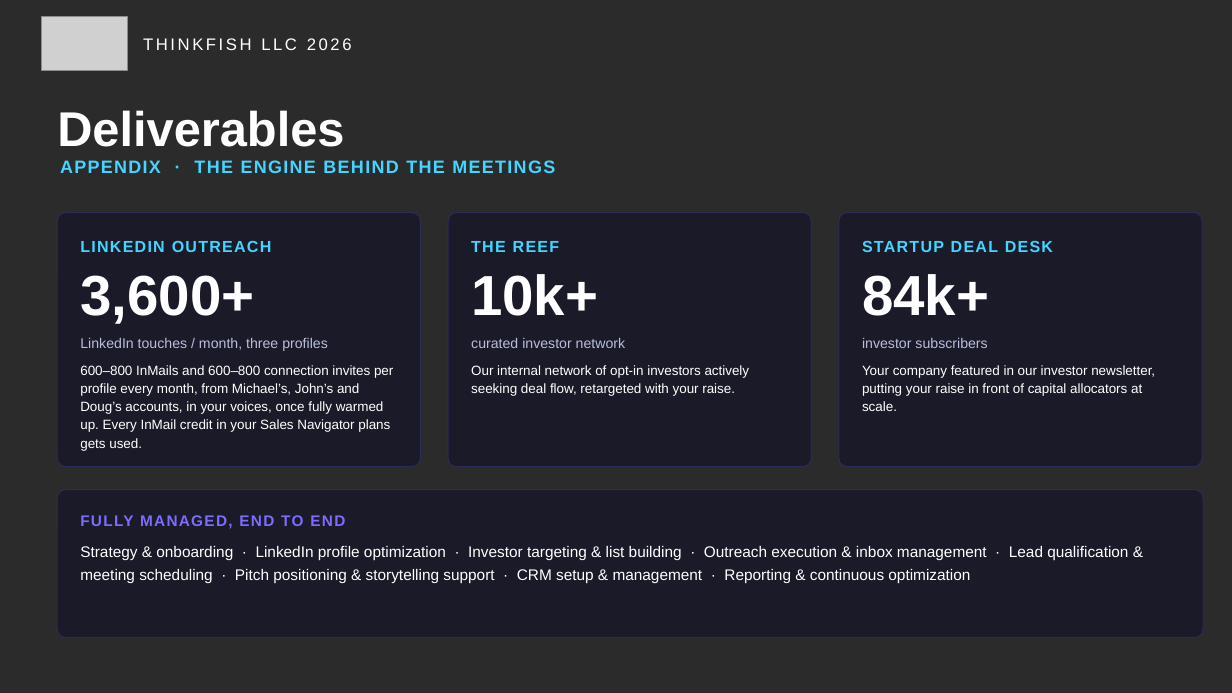
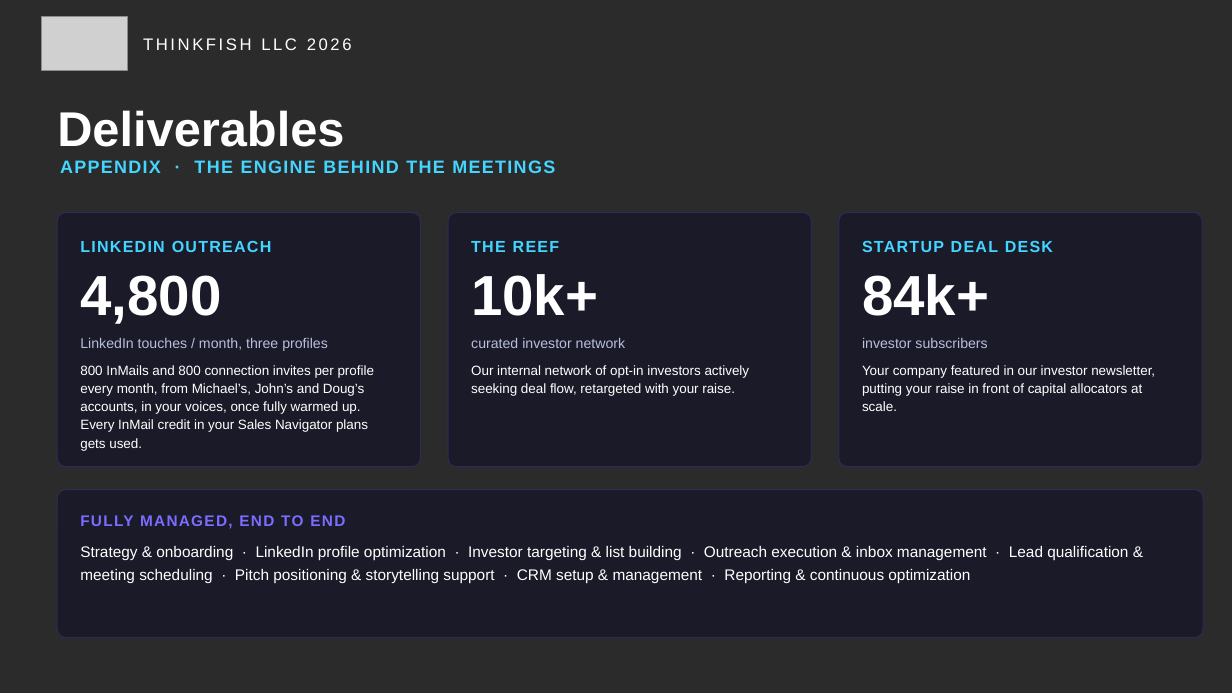
Before and after one commit to mattt-lgtm/tf-proposal, a slide deck: slide 15 of ThinkFISH_Proposal_Jetstream_Venture_Fund.pptx. Drawn at 1232x693 pixels with LibreOffice and Linux fonts; fonts in the diff are those of the drawing; grey boxes stand for pictures; background and template pictures are left out; a plain dark background stands for a picture behind light text. Boxes give left, top, right and bottom in pixels: in the first picture for what was removed or moved away, otherwise in the second. Text is boxed around its words. In the diff, an @@ line names an element or a change of style, - is before the commit and + after.

```diff
--- a/ThinkFISH_Proposal_Jetstream_Venture_Fund.pptx
+++ b/ThinkFISH_Proposal_Jetstream_Venture_Fund.pptx
@@ text at <box>80,275,221,324</box>: text changed @@
-3,600+
+4,800
@@ text at <box>80,365,374,451</box>: text changed @@
-600–800 InMails and 600–800 connection invites per profile every month, from Michael’s, John’s and Doug’s accounts, in your voices, once fully warmed up. Every InMail credit in your Sales Navigator plans gets used.
+800 InMails and 800 connection invites per profile every month, from Michael’s, John’s and Doug’s accounts, in your voices, once fully warmed up. Every InMail credit in your Sales Navigator plans gets used.
```
Also in this commit, not shown: 1 other slide changed, 2 other files.
